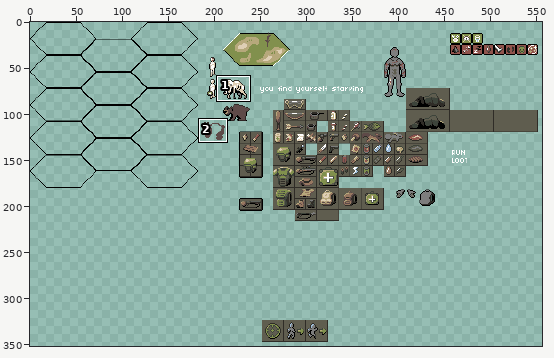
Pixel-art file: Resources/Aseprite/mockup.aseprite. Above: a wide view before the commit, with the close-up outlined.
Close-up. Before the edit:
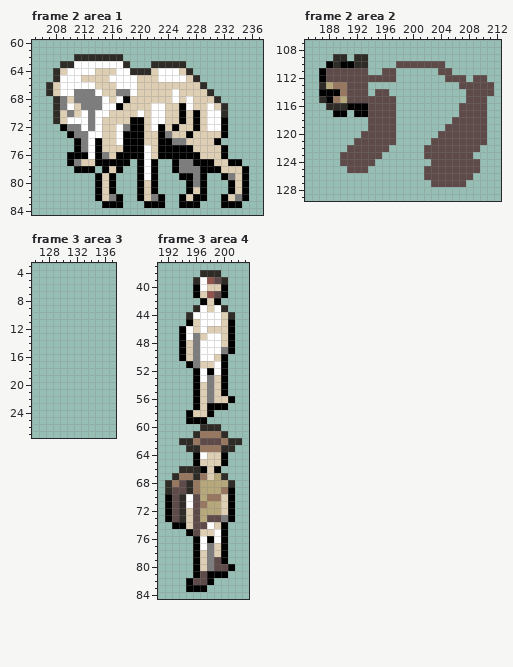
800x450 pixels, 5 frames. Shown: frame 2 area 1: x 205..237, y 60..84; frame 2 area 2: x 185..212, y 107..129; frame 3 area 3: x 126..137, y 3..27; frame 3 area 4: x 191..203, y 37..84. The wide view leaves out empty margins. The commit also changed other frames or places, which this record leaves out.
Once edited:
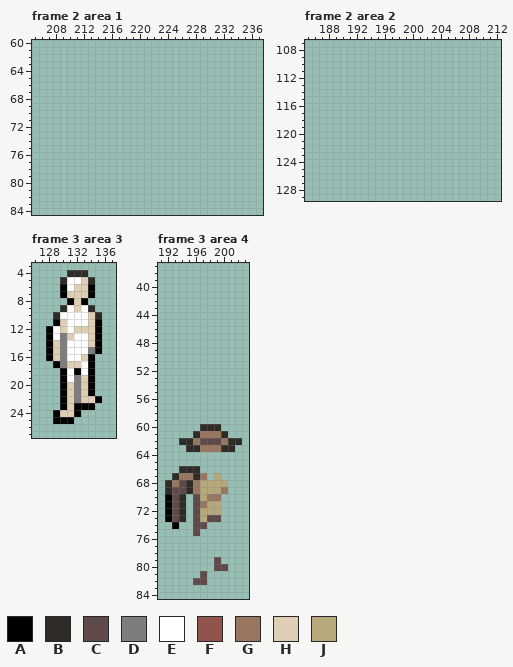
Palette (. is transparent): A #000000  B #2f2c27  C #5e4a48  D #7d7d7d  E #ffffff  F #90544d  G #977760  H #deceb4  J #b6a87b
The edit:
layer "chars" now hidden
layer "ref" added
Frame 2 area 1:
y 62: x 211..217 BBBBBBB -> .......
y 63: x 209..218 BBEEEEEEEB -> ..........; x 222..226 BBBBB -> .....
y 64: x 208..227 BHEEEEHHHEEBBBHEEEHB -> ....................
y 65: x 208..228 BEEEHHHHEEEEHHHEEEEHB -> .....................
y 66: x 207..229 BHEEEEEHHHEEEHHHHHHHHHB -> .......................
y 67: x 207..230 BHEEDDDEHHDDEHHHHHEHHHHB -> ........................
y 68: x 208..231 BDHDDDDEHEAHHHHHHEHEHHHB -> ........................
y 69: x 208..232 BDEHDDDEEAHHHHEEHHAEHHEHB -> .........................
y 70: x 208..232 BHDHEDEEHHHHEHEEHHAHAHEEB -> .........................
y 71: x 208..232 BHEEEDEHHHHAAHEEHHAHAHEEA -> .........................
y 72: x 209..232 ADDEDEHHEDAAHEAHAHHAHEEA -> ........................
y 73: x 210..232 ADDEEHHEAAAHHADHHAHHHHA -> .......................
y 74: x 211..231 ADEAHHEAAAHHAADDHHHHA -> .....................
y 75: x 211..232 ADEAHHHAAAEHAAAAAHHHHA -> ......................
y 76: x 210..232 AAAEADHAAAAEHAAAAAAHHHA -> .......................
y 77: x 210..218 ADHHAAAAA -> .........; x 220..222 AEA -> ...; x 225..234 ADDAAAHHAA -> ..........
y 78: x 211..213 AAA -> ...; x 215..217 AHA -> ...; x 220..222 AEA -> ...; x 225..235 ADDDAAAHHHA -> ...........
y 79: x 214..216 AHA -> ...; x 220..222 AEA -> ...; x 226..229 AADA -> ....; x 232..235 ADHA -> ....
y 80: x 214..216 AHA -> ...; x 220..222 AHA -> ...; x 227..229 ADA -> ...; x 233..235 AHA -> ...
y 81: x 214..216 AHA -> ...; x 220..222 AHA -> ...; x 227..229 AHA -> ...; x 233..235 AHA -> ...
y 82: x 214..217 AHDA -> ....; x 220..223 AHDA -> ....; x 226..229 AHAA -> ....; x 232..235 AHDA -> ....
y 83: x 215..217 AAA -> ...; x 221..223 AAA -> ...; x 226..228 AAA -> ...; x 232..234 AAA -> ...
Frame 2 area 2:
y 109: x 189..190 BB -> ..; x 192..193 BB -> ..
y 110: x 188..193 ABAABB -> ......; x 198..204 CCCCCCC -> .......
y 111: x 187..193 ACCCCCC -> .......; x 196..197 CC -> ..; x 204..205 CC -> ..
y 112: x 187..197 ACCCCCCCCCC -> ...........; x 205..207 CCC -> ...; x 209..210 CC -> ..
y 113: x 187..193 BJGGCCC -> .......; x 207..211 CCCCC -> .....
y 114: x 187..193 AAAGCCC -> .......; x 195..196 CC -> ..; x 208..211 CCCC -> ....
y 115: x 187..197 BAGJCCCCCCC -> ...........; x 208..210 CCC -> ...
y 116: x 188..197 BBBAAACCCC -> ..........; x 207..210 CCCC -> ....
y 117: x 189..190 AA -> ..; x 192..197 AACCCC -> ......; x 207..210 CCCC -> ....
y 118: x 194..197 CCCC -> ....; x 206..210 CCCCC -> .....
y 119: x 194..197 CCCC -> ....; x 205..210 CCCCCC -> ......
y 120: x 193..197 CCCCC -> .....; x 204..210 CCCCCCC -> .......
y 121: x 192..197 CCCCCC -> ......; x 203..210 CCCCCCCC -> ........
y 122: x 191..196 CCCCCC -> ......; x 202..209 CCCCCCCC -> ........
y 123: x 190..195 CCCCCC -> ......; x 202..208 CCCCCCC -> .......
y 124: x 190..194 CCCCC -> .....; x 203..209 CCCCCCC -> .......
y 125: x 191..193 CCC -> ...; x 202..209 CCCCCCCC -> ........
y 126: x 202..208 CCCCCCC -> .......
y 127: x 203..207 CCCCC -> .....
Frame 3 area 3, layer "ref":
y 4: x 131..133 ... -> BBB
y 5: x 130..134 ..... -> BEEHB
y 6: x 130..134 ..... -> AEHHA
y 7: x 130..134 ..... -> AHHHA
y 8: x 131..133 ... -> AHA
y 9: x 130..134 ..... -> BEHEB
y 10: x 129..135 ....... -> BEEEEHB
y 11: x 129..135 ....... -> AHEEEHA
y 12: x 128..135 ........ -> AEHEHHHA
y 13: x 128..135 ........ -> AEDHEEHA
y 14: x 128..135 ........ -> AHDEEEHA
y 15: x 128..135 ........ -> AHDEEEDA
y 16: x 128..134 ....... -> AHDEEHA
y 17: x 129..134 ...... -> ADHHEA
y 18: x 130..134 ..... -> AEAEA
y 19: x 130..134 ..... -> AEDHA
y 20..21: x 130..134 ..... -> AHDHA
y 22: x 130..135 ...... -> AHDHHA
y 23: x 130..134 ..... -> AHAAA
y 24: x 129..132 .... -> AHHA
y 25: x 129..131 ... -> AAA
Frame 3 area 4:
y 38: x 197..199 BBB -> ...
y 39: x 196..200 BEFCB -> .....
y 40: x 196..200 AEHHA -> .....
y 41: x 196..200 AHFCA -> .....
y 42: x 197..199 AHA -> ...
y 43: x 196..200 BEHEB -> .....
y 44: x 195..201 BEEEEHB -> .......
y 45: x 195..201 AHEEEHA -> .......
y 46: x 194..201 AEHEHHHA -> ........
y 47: x 194..201 AEDHEEHA -> ........
y 48: x 194..201 AHDEEEHA -> ........
y 49: x 194..201 AHDEEEDA -> ........
y 50: x 194..200 AHDEEHA -> .......
y 51: x 195..200 ADHHEA -> ......
y 52: x 196..200 AEAEA -> .....
y 53: x 196..200 AEDHA -> .....
y 54..55: x 196..200 AHDHA -> .....
y 56: x 196..201 AHDHHA -> ......
y 57: x 196..200 AHAAA -> .....
y 58: x 195..198 AHHA -> ....
y 59: x 195..197 AAA -> ...
y 64: x 196..200 AEHHA -> .....
y 65: x 196..200 AHHHA -> .....
y 66: x 197..199 AHA -> ...
y 67: x 198 H -> .; x 200 B -> .
y 68: x 201 B -> .
y 69: x 201 A -> .
y 70..71: x 195 E -> .; x 200..201 HA -> ..
y 72: x 195 H -> .; x 200..201 HA -> ..
y 73: x 195 H -> .; x 200..201 DA -> ..
y 74: x 194..195 AH -> ..; x 198..200 EHA -> ...
y 75: x 195 A -> .; x 197..200 HHEA -> ....
y 76: x 196..200 AEAEA -> .....
y 77: x 196..200 AEDHA -> .....
y 78: x 196..200 AHDHA -> .....
y 79: x 196..198 AHD -> ...; x 200 A -> .
y 80: x 196..198 AHD -> ...; x 201 A -> .
y 81: x 196 A -> .; x 198..200 AAA -> ...
y 82: x 195 A -> .; x 198 A -> .
y 83: x 195..197 AAA -> ...
Pixel boxes of the changes (left, top, right, bottom) in both close-ups:
erased: (46, 54, 249, 208)
erased: (319, 54, 494, 187)
added: (46, 270, 102, 424)
erased: (179, 270, 235, 424)
erased: (179, 452, 235, 592)
